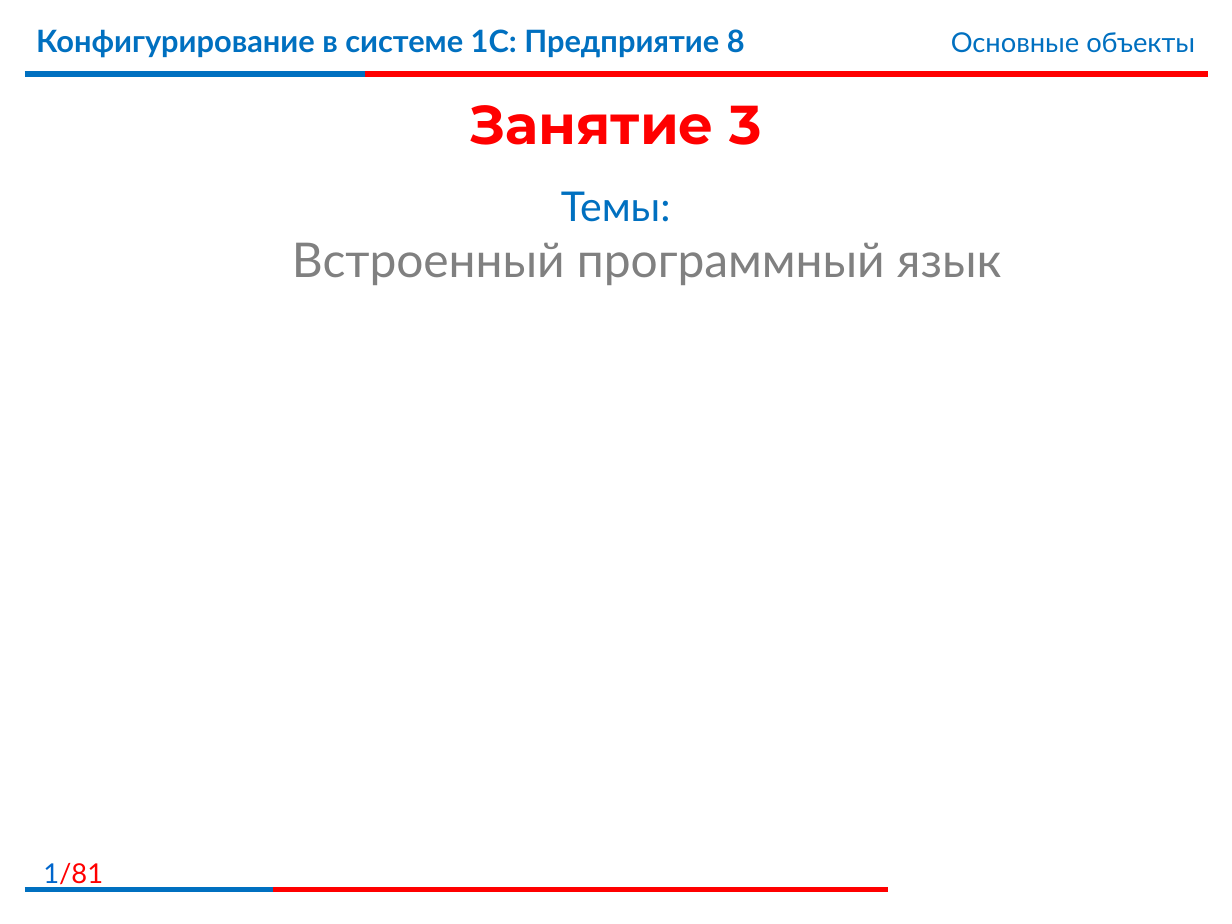
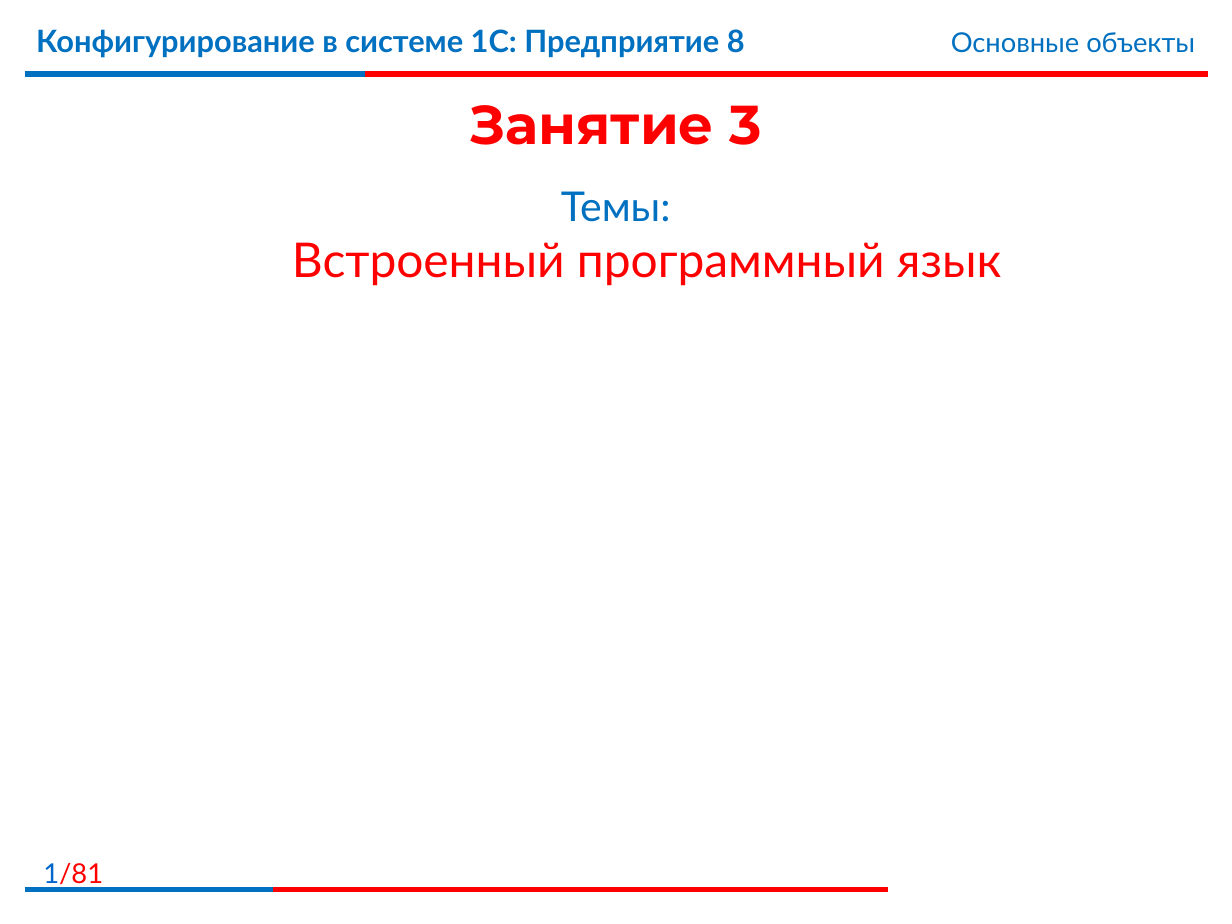
Before and after one commit to bestteacher-1c/documents_compl_kurs, a slide deck: slide 1 of Занятие_03/Иллюстрации3.pptx. Drawn at 1232x924 pixels with LibreOffice and Linux fonts; fonts in the diff are those of the drawing; background and template pictures are left out. Boxes give left, top, right and bottom in pixels: in the first picture for what was removed or moved away, otherwise in the second. Text is boxed around its words. In the diff, an @@ line names an element or a change of style, - is before the commit and + after.

Commit message:
Изменил презентацию занятие 3

```diff
--- a/Занятие_03/Иллюстрации3.pptx
+++ b/Занятие_03/Иллюстрации3.pptx
@@ subtitle at (292,242,1001,286): text colour #808080 to #FF0000 in "Встроенный программный язык" @@
```
Also in this commit, not shown: 4 other slides changed, 13 slides added, 16 slides removed.
